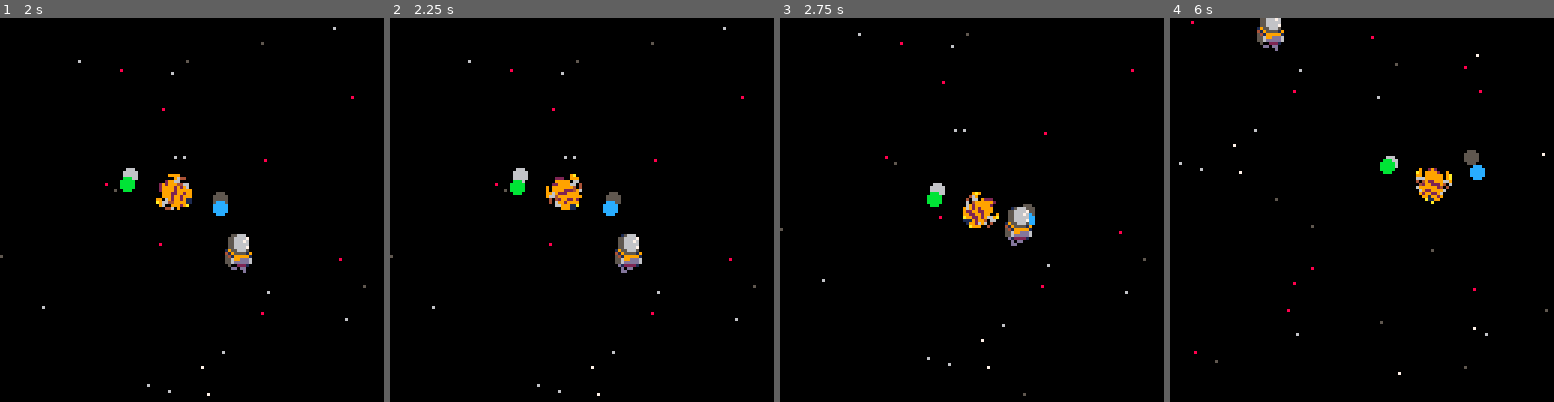
Above: before the commit, frames 1-4 (left to right).
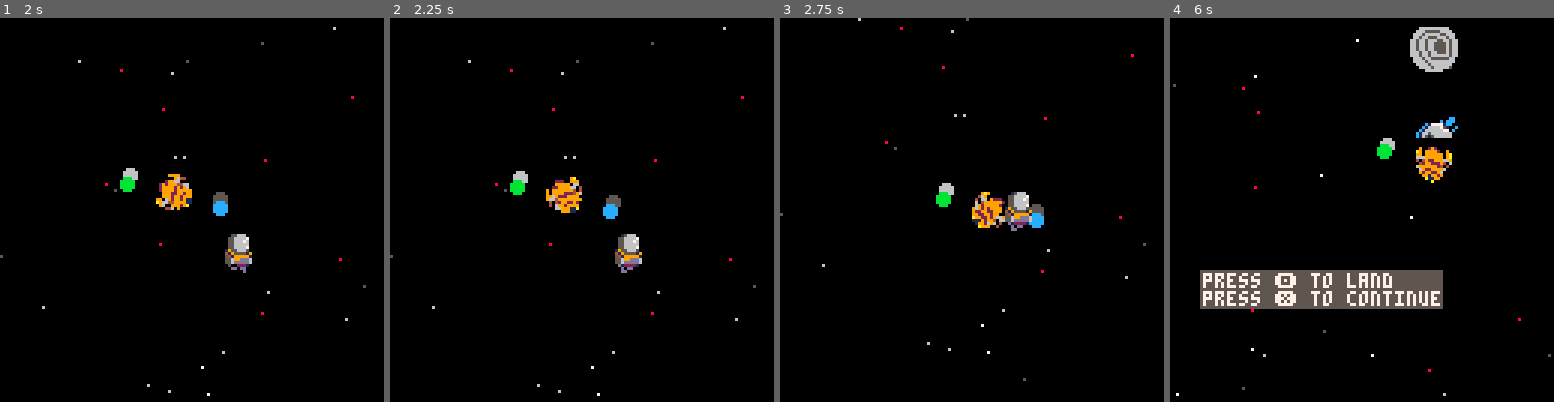
Above: after the commit, the same moments.

Repository: FrederikHR/GDB
Game: PICO-8 cartridge OW/ow.p8
The game is run twice, just before and just after one commit, with the same random seed, the same clock (stepped at 60 frames per second) and the same inputs.
Inputs:
- Up to frame 1 (2 s): tap X (X key) at 0.33, 1.07, 1.85 s; tap O (Z key) at 0.7, 1.7 s; hold Right from 1.6 s (still down)
- Up to frame 2 (2.25 s): release Right at 2.1 s; tap O (Z key) at 2.1 s; hold Up from 2.15 s (still down)
- Up to frame 3 (2.75 s): release Up at 2.42 s; hold Right from 2.47 s (still down); tap O (Z key) at 2.5 s
- Up to frame 4 (6 s): tap O (Z key) every 0.4 s from 2.9 to 5.7 s; tap X (X key) at 2.97, 4.08, 5.2 s; release Right at 3.03 s; hold Left 3.08-3.58 s; hold Right 4.02-4.68 s; hold Up 4.73-5.03 s; hold Left 5.08-5.68 s

Frame 1 is identical in both runs. In frame 2, 0.6% of the frame differs, in the area x 32-61%, y 39-53%; in frame 3, 2.2%; in frame 4, 10%, in the area x 0-100%, y 0-99%.

Commit message:
some of the landing logic in place

Diff:
--- a/OW/ow.p8
+++ b/OW/ow.p8
@@ -26,6 +26,9 @@
 	_update=game_update
 	_draw=game_draw
 	scene="game"
+	landing=false
+	ltimer=-11
+	prompt=false
 
 	-- camera offsets
 	cx, cy = 0, 0
@@ -57,9 +60,12 @@
 		draw_player()
 		draw_pind()
 		draw_astronaut()
+		if prompt then
+			draw_prompt()
+		end
 	else
 		--do on-planet stuff
-		print("aaaa")
+		draw_player()
 	end
 end
 
@@ -142,16 +148,31 @@
 	p.spr = p.anims[p.state][p.animindex]
 end
 
+function draw_prompt()
+	local psx=cx+10
+	local psy=cy+84
+	local psx1=psx+80
+	local psy1=psy+12
+
+	rectfill(psx,psy,psx1,psy1,5)
+	print("press 🅾️ to land",psx+1,psy+1,7)
+	print("press ❎ to continue",psx+1,psy+7,7)
+end
+
 -->8
 --update
 
 
 function game_update()
 	if p.space then
-		update_player()
-		scroll_camera()
-		update_astronaut()
-		--land()
+		if not landing or ltimer>10 then
+			update_player()
+			scroll_camera()
+			update_astronaut()
+			land()
+		elseif (ltimer<10) then
+			update_player()
+		end
 	else
 		update_player()
 		scroll_camera(true)
@@ -177,7 +198,7 @@
 	p.dy=0
 	p.max_dx=2
 	p.max_dy=3
-	p.acc=.15
+	p.acc=.2
 	p.boost=4
 	p.play="idle"
 	p.sw=2
@@ -185,6 +206,7 @@
 	p.flp=false
 	p.space=true
 	p.anims=panims
+	p.clopl=0
 end
 
 function draw_player()
@@ -202,6 +224,10 @@
 end
 
 function move_player()
+	--landing procedure
+	if (landproc()) return
+
+	--all other movement
 	--add gravity
 	if p.space then
 		local gx=0.
@@ -247,7 +273,7 @@
 
 	--jumping
 	if (not p.space) then
-	 jump()
+	 --jump()
 
 		--check collision up and down
 		if p.dy>0 and collide_map(p,"down",0) then
@@ -284,17 +310,45 @@
 end
 
 function land()
-	--if pcoll() then
-	--end
-	print("aaaaa")
-end
-
+	--handle logic and prompt
+	--for landing
+	for _,pl in pairs(planets) do
+		if pcoll(pl.x,pl.y) then
+			p.clopl=pl
+			if (time()-ltimer>10) and not prompt then
+		 	ltimer=time()
+		 	prompt=true
+		 	landing=true
+			end
+		end
+	end
+end
+
+function landproc()
+	if prompt then
+		p.dx=0
+		p.dy=0
+		if btn(❎) then
+	 	prompt=false
+	 	landing=false
+	 	return true
+		elseif btn(🅾️) then
+			--do all the stuff
+			p.space=false
+			p.spr=99
+			p.x=p.clopl.sx
+			p.y=p.clopl.sy
+
+			return true
+		end
+	end
+end
 -->8
 --other functions
 
 function gravity()
  --calculate simple gravity on ship
- gravc=0.005
+ gravc=0.003
 	local pd=-1
 	local pdx=0
 	local pdy=0
@@ -325,7 +379,7 @@
 	if (magx<-10) magx=-10
 	if (magy<-10) magy=-10
 
-	if pd>1 then
+	if pd>1.5 then
 			magx=0
 			magy=0
 	end
@@ -422,17 +476,42 @@
 end
 
 function pcoll(x,y)
-	if pdist(x,y) < 5 then
-		print("aaaa",p.x,p.y,7)
-	end
+	if pdist(x,y) < 0.18 then
+		return true
+	end
+	return false
 end
 -->8
 -- planets
 planets = {
-	p1={spr=64,x=200,y=70,sz=2,c=5},
-	p2={spr=66,x=-100,y=30,sz=2,c=11},
-	p3={spr=68,x=200,y=100,sz=2,c=12},
-	p4={spr=70,x=-200,y=-50,sz=2,c=6}
+	p1={spr=64,
+	    x=200,
+	    y=70,
+	    sz=2,
+	    c=5,
+	    sx=512,
+	    sy=61*8},
+	p2={spr=66,
+					x=-100,
+					y=30,
+					sz=2,
+					c=11,
+	    sx=512,
+	    sy=61*8},
+	p3={spr=68,
+					x=200,
+					y=100,
+					sz=2,
+					c=12,
+	    sx=512,
+	    sy=61*8},
+	p4={spr=70,
+					x=-200,
+					y=-50,
+					sz=2,
+					c=6,
+	    sx=512,
+	    sy=61*8}
 }
 
 
